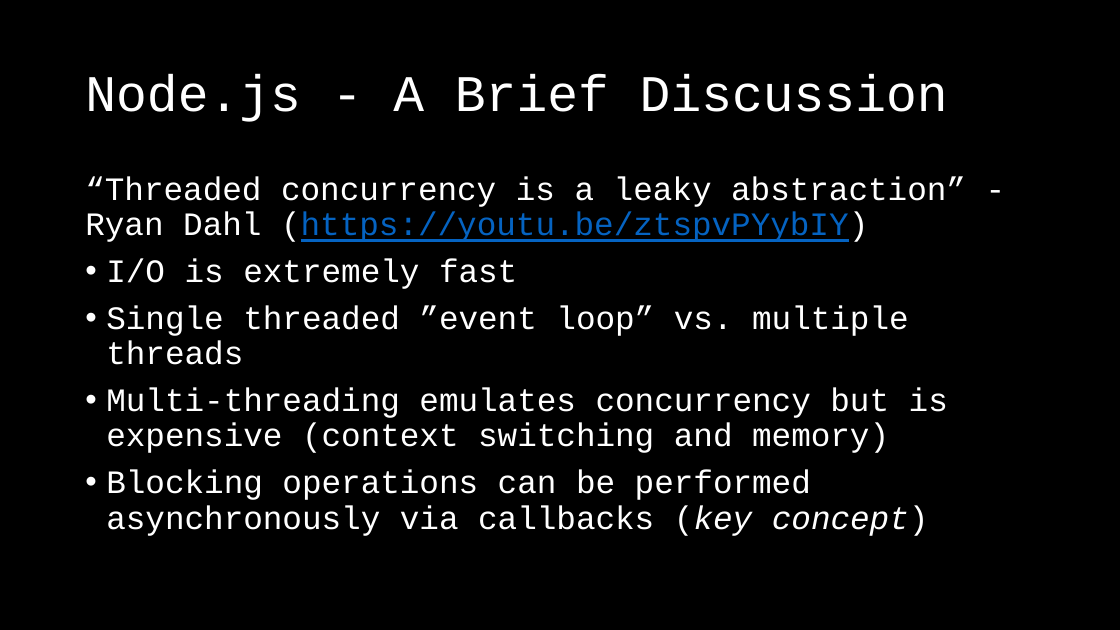
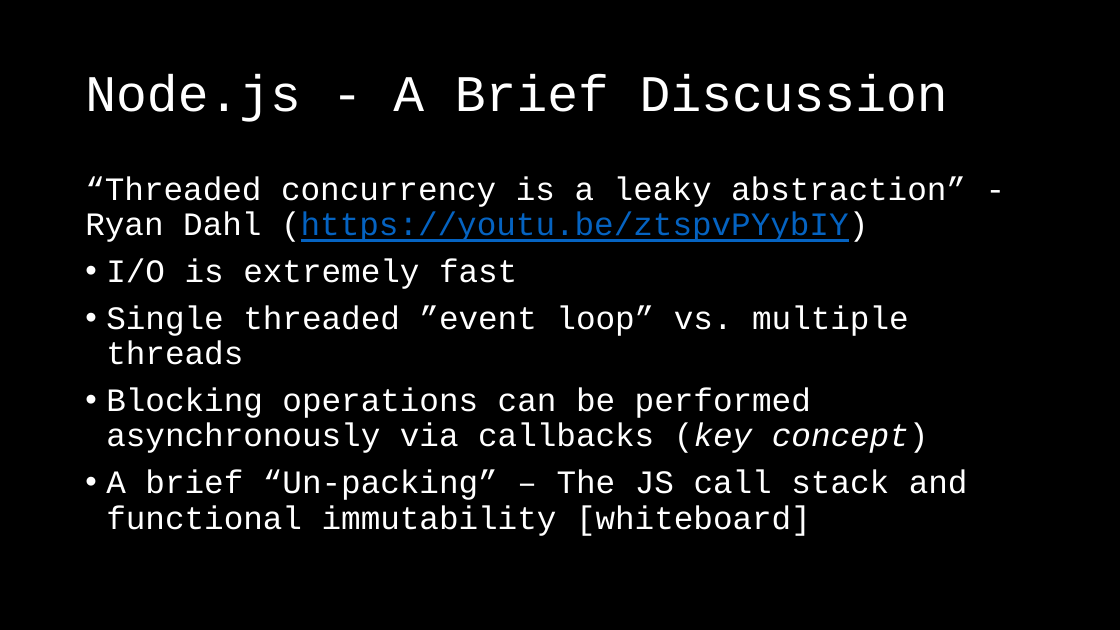
Before and after one commit to rsnestor/slac, a slide deck: slide 4 of doc/slac_slides.pptx (slide 3 before the commit). Drawn at 1120x630 pixels with LibreOffice and Linux fonts; fonts in the diff are those of the drawing. Boxes give left, top, right and bottom in pixels: in the first picture for what was removed or moved away, otherwise in the second. Text is boxed around its words. In the diff, an @@ line names an element or a change of style, - is before the commit and + after.

```diff
--- a/doc/slac_slides.pptx
+++ b/doc/slac_slides.pptx
@@ text at bbox=[106, 387, 948, 453]: paragraph removed @@
-• Multi-threading emulates concurrency but is expensive (context switching and memory)
@@ text at bbox=[106, 470, 968, 536]: paragraph added @@
+• A brief “Un-packing” – The JS call stack and functional immutability [whiteboard]
```
Also in this commit, not shown: 1 slide added, 1 other file.
